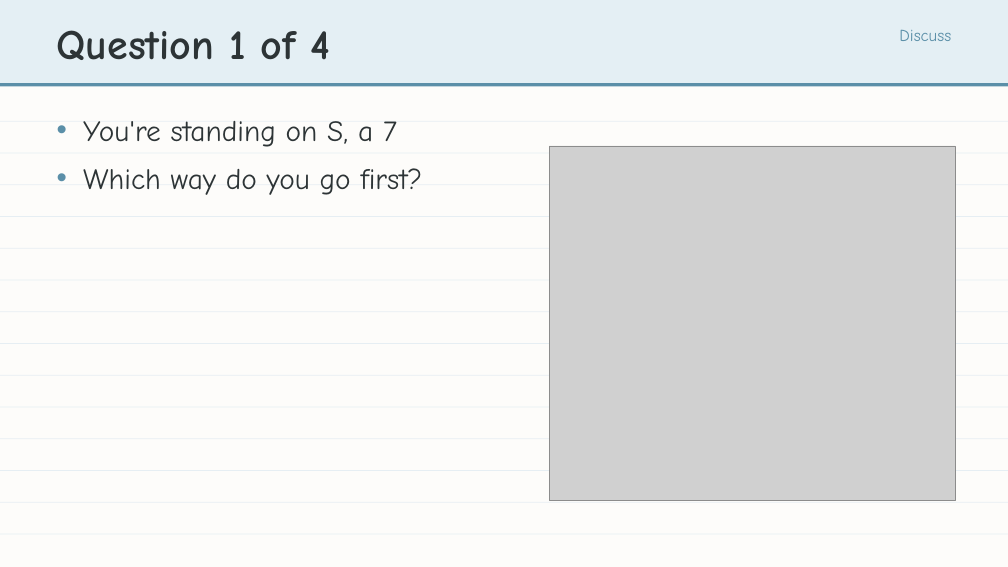
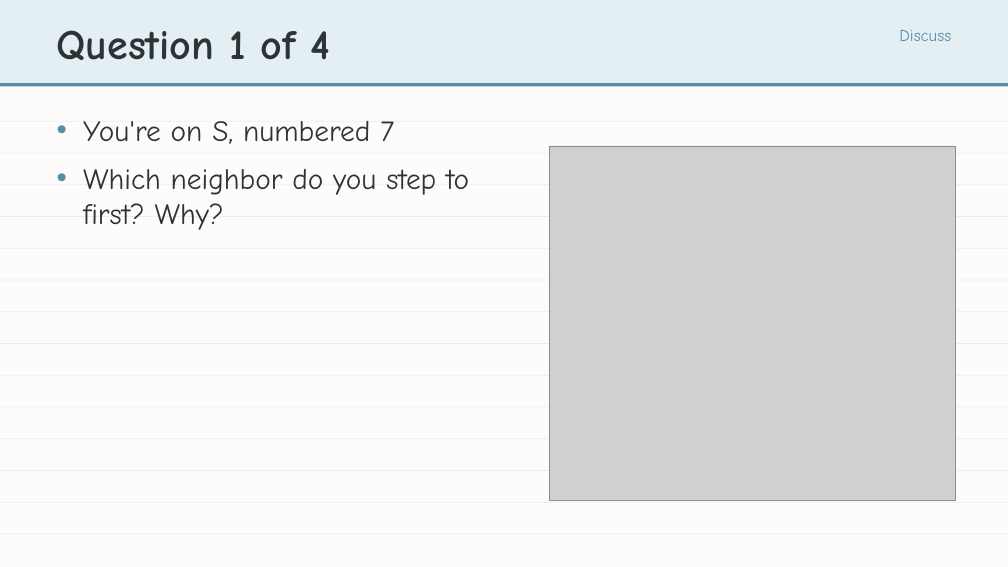
Before and after one commit to bradamiller/LearningPython, a slide deck: slide 4 of static/slides/module-05-pathfinding/module-5-lesson-02-finding-the-path.pptx. Drawn at 1008x567 pixels with LibreOffice and Linux fonts; fonts in the diff are those of the drawing; grey boxes stand for pictures. Boxes give left, top, right and bottom in pixels: in the first picture for what was removed or moved away, otherwise in the second. Text is boxed around its words. In the diff, an @@ line names an element or a change of style, - is before the commit and + after.

```diff
--- a/static/slides/module-05-pathfinding/module-5-lesson-02-finding-the-path.pptx
+++ b/static/slides/module-05-pathfinding/module-5-lesson-02-finding-the-path.pptx
@@ text at bbox=[83, 121, 469, 230]: text changed @@
-• You're standing on S, a 7
-• Which way do you go first?
+• You're on S, numbered 7
+• Which neighbor do you step to first? Why?
```
Also in this commit, not shown: 13 other slides changed, 20 other files.
